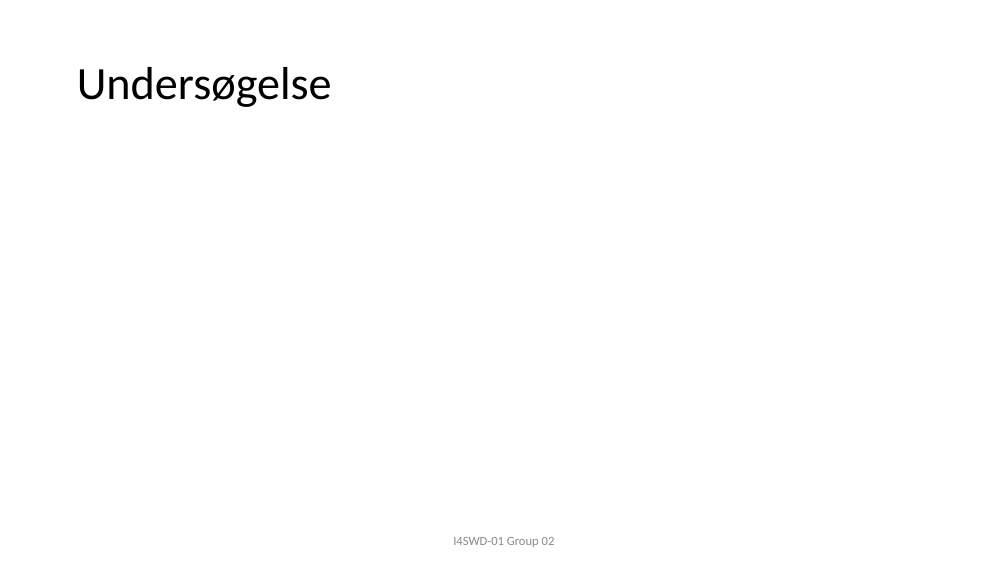
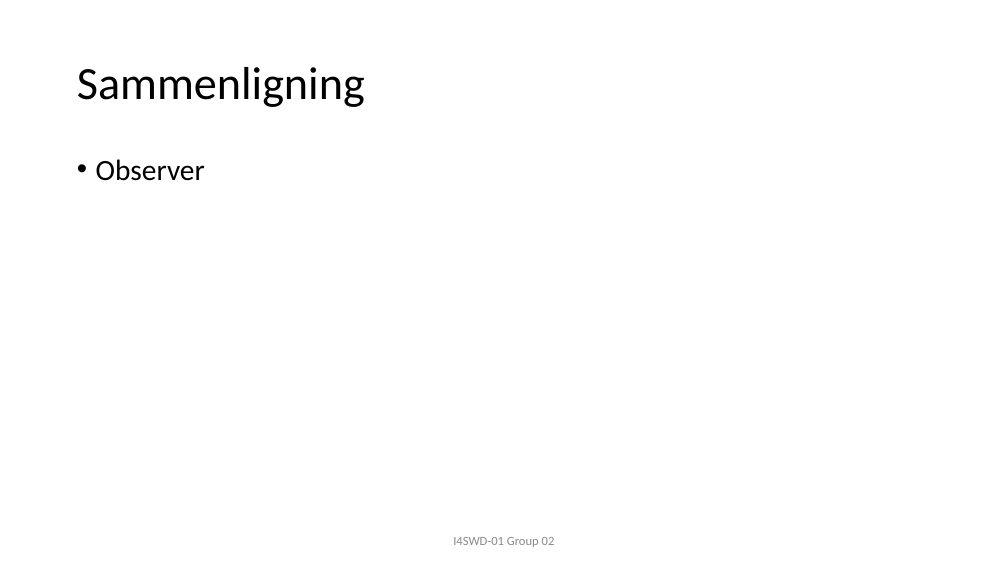
Before and after one commit to JonasRasborg/SWD, a slide deck: slide 6 of F17-I4SWD-AfsluttendeOpgaveGruppe02-Mediator-presenstation.pptx (slide 3 before the commit). Drawn at 1008x567 pixels with LibreOffice and Linux fonts; fonts in the diff are those of the drawing. Boxes give left, top, right and bottom in pixels: in the first picture for what was removed or moved away, otherwise in the second. Text is boxed around its words. In the diff, an @@ line names an element or a change of style, - is before the commit and + after.

```diff
--- a/F17-I4SWD-AfsluttendeOpgaveGruppe02-Mediator-presenstation.pptx
+++ b/F17-I4SWD-AfsluttendeOpgaveGruppe02-Mediator-presenstation.pptx
@@ title at [77, 67, 365, 107]: text changed @@
-Undersøgelse
+Sammenligning
@@ text added at [96, 159, 205, 181], 28 pt, text #000000 @@
+• Observer
```
Also in this commit, not shown: 2 other slides changed, 2 slides added, 4 other files.
